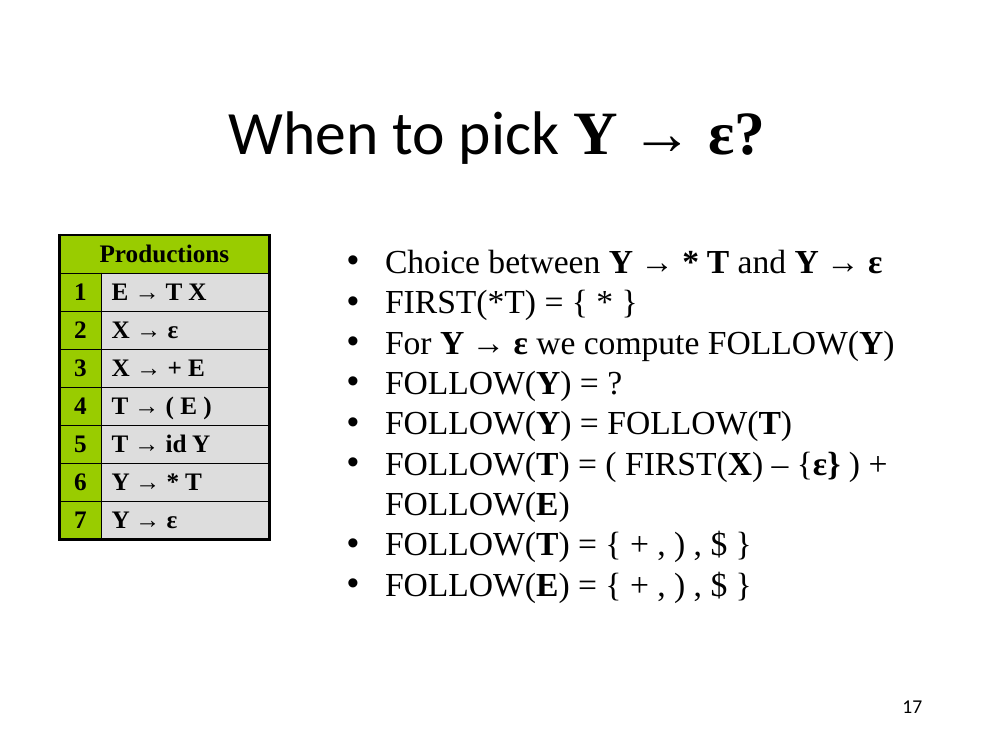
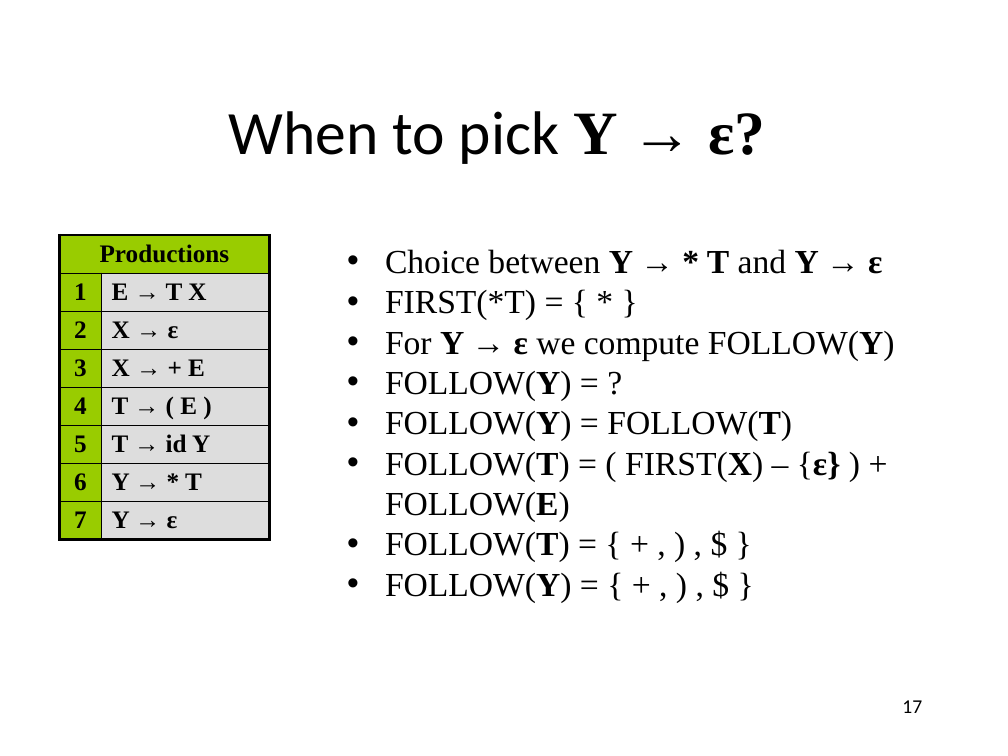
Before and after one commit to anoopsarkar/compilers-class, a slide deck: slide 17 of assets/ppt/parsing/td2-ll_1-parsing.pptx. Drawn at 1008x756 pixels with LibreOffice and Linux fonts; fonts in the diff are those of the drawing. Boxes give left, top, right and bottom in pixels: in the first picture for what was removed or moved away, otherwise in the second. Text is boxed around its words. In the diff, an @@ line names an element or a change of style, - is before the commit and + after.

```diff
--- a/assets/ppt/parsing/td2-ll_1-parsing.pptx
+++ b/assets/ppt/parsing/td2-ll_1-parsing.pptx
@@ text at bbox=[385, 573, 572, 602]: text changed @@
-• FOLLOW(E) = { + , ) , $ }
+• FOLLOW(Y) = { + , ) , $ }
```
Also in this commit, not shown: 5 other files.
